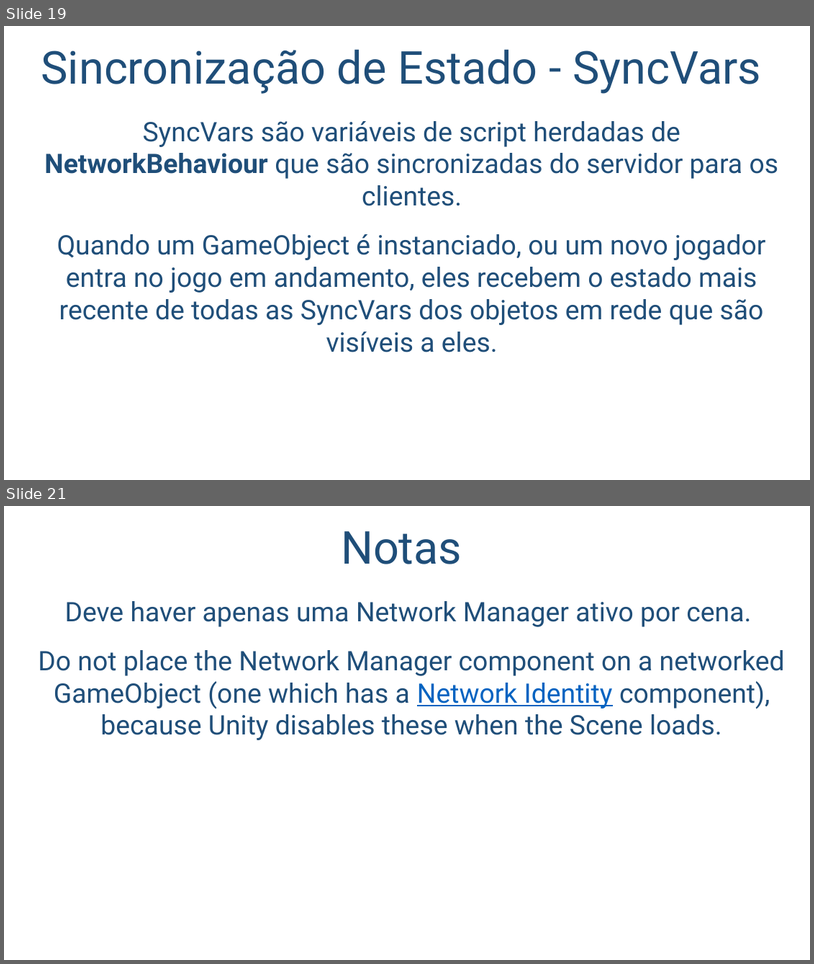
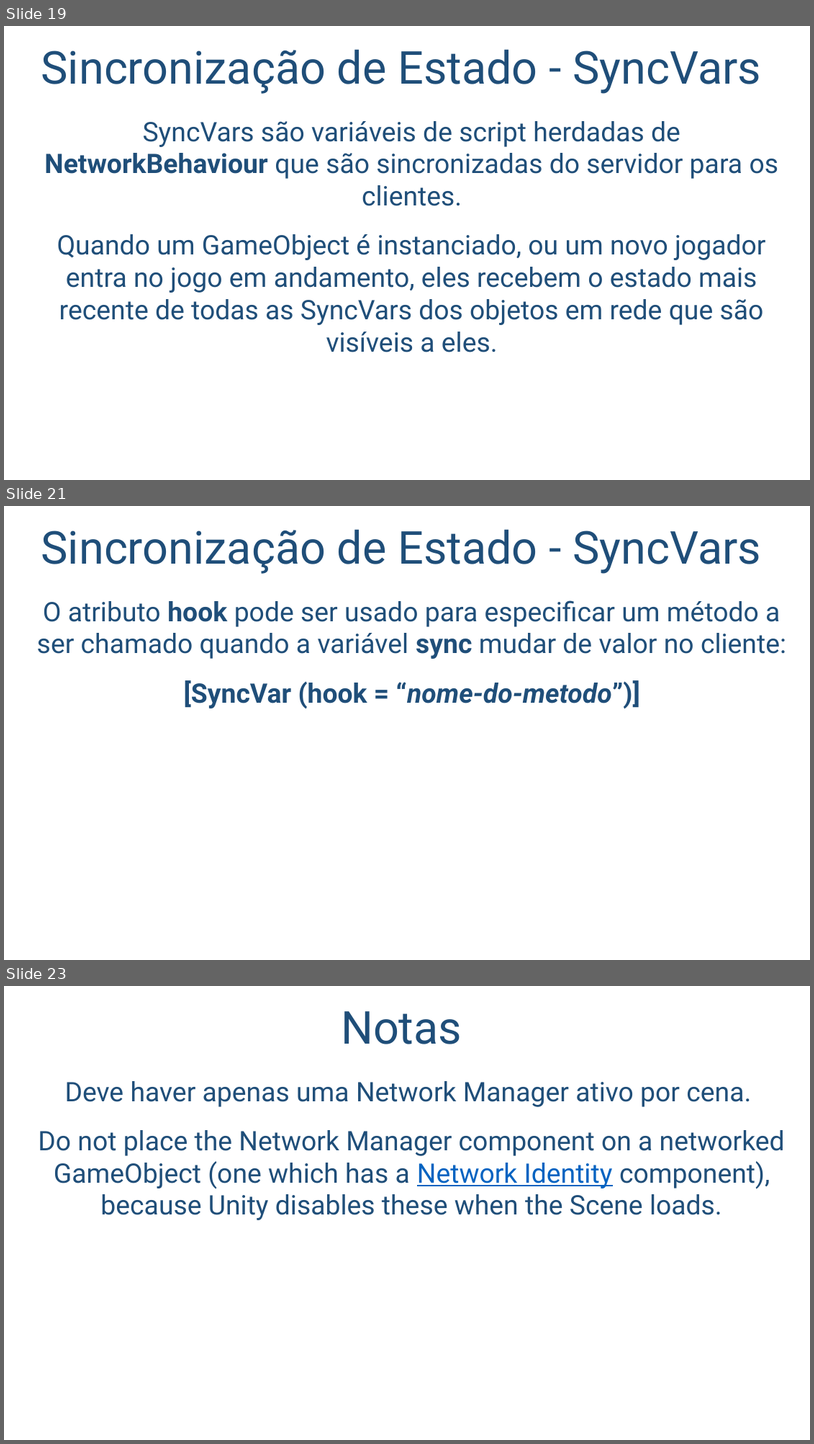
Before and after one commit to salmo-jr/public-slides, a slide deck: unity-multiplayer.pptx. Shown one above the other, each under a label of ours: slides 19 and 21 before the commit, slides 19, 21 and 23 after it; the slides between them are not shown. The pictures are 814x964 and 814x1444 pixels, drawn with LibreOffice and Linux fonts; fonts in the diff are those of the drawing; background and template pictures are left out. Boxes give left, top, right and bottom in pixels: in the first picture for what was removed or moved away, otherwise in the second. Text is boxed around its words. In the diff, an @@ line names an element or a change of style, - is before the commit and + after.

Commit message:
adição dos slides: - Sincronização de Estado - SyncVars; e - Atributo ClientRPC

```diff
--- a/unity-multiplayer.pptx
+++ b/unity-multiplayer.pptx
@@ slide 21 added at bbox=[4, 506, 810, 960], background picture (left out) @@
@@ title added at bbox=[41, 529, 761, 574], 54 pt, text #1F4E79 @@
+Sincronização de Estado - SyncVars
@@ text added at bbox=[37, 600, 787, 708], 32 pt, text #1F4E79 @@
+O atributo hook pode ser usado para especificar um método a ser chamado quando a variável sync mudar de valor no cliente:
+[SyncVar (hook = “nome-do-metodo”)]
@@ what was slide 21 is now slide 23 @@
```
Also in this commit, not shown: 1 slide changed, 1 other slide added.
